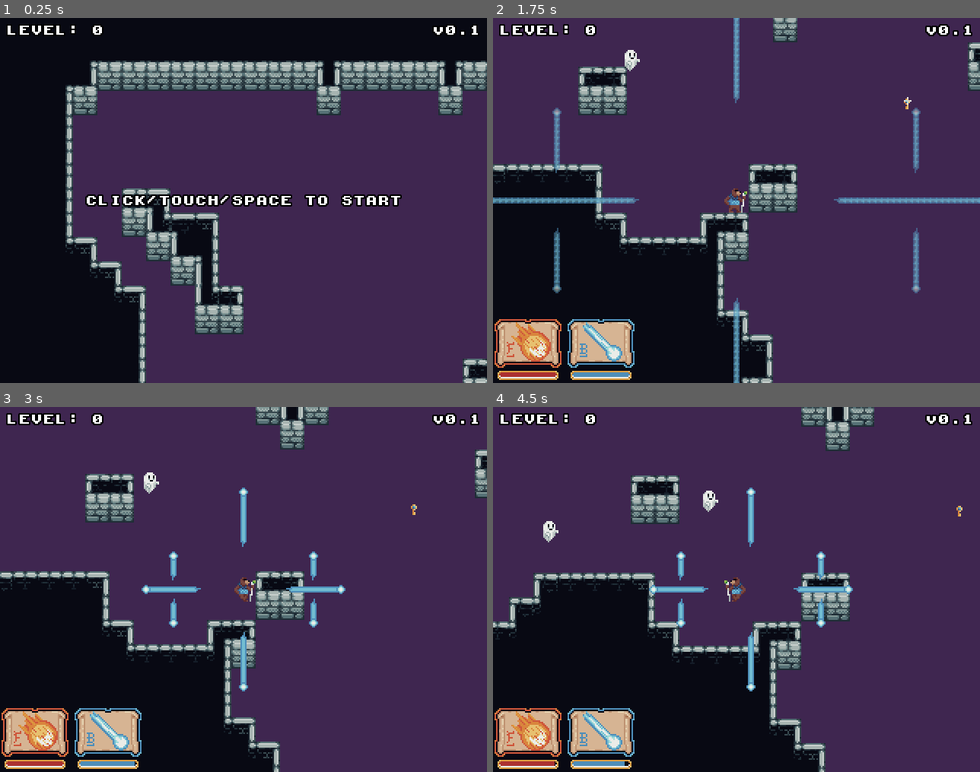
Above: before the commit, frames 1-4 (two rows, left to right).
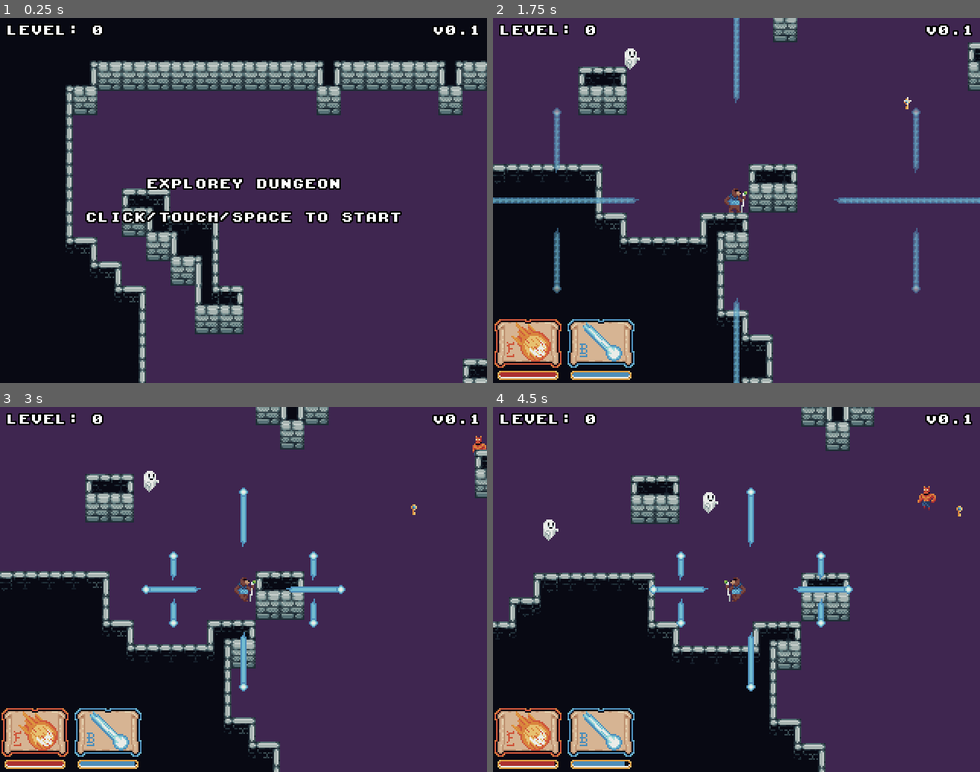
Above: after the commit, the same moments.

Repository: nikolawhallon/ExploreyDungeon
Game: Godot game, scene res://Scenes/Game.tscn
Same seed, same stepped clock (60 frames per second), same inputs: the game is played once before the commit and once after it. Sound files missing from this copy of the repository are replaced by a short silence.
Inputs (mouse positions are in pixels of both pictures, inside the frame that each line leads up to):
- Up to frame 1 (0.25 s): no input
- Up to frame 2 (1.75 s): tap Enter at 0.5 s; move the mouse to (843, 182) at 0.52 s; hold D 0.53-1.25 s; tap B (beam, bound only after the commit) at 0.6 s; click (843, 182) at 0.67 s; tap Space at 0.77 s; tap F (fire, bound only after the commit) at 0.8 s; click (600, 342) at 1.25 s
- Up to frame 3 (3 s): drag from (146, 607) to (413, 490) at 2.02 s; move the mouse to (292, 509) at 2.77 s; hold D from 2.78 s (still down); tap B (beam, bound only after the commit) at 2.85 s
- Up to frame 4 (4.5 s): tap F (fire, bound only after the commit) at 3.05 s; release D at 3.5 s; drag from (712, 662) to (648, 487) at 3.52 s; move the mouse to (882, 644) at 4.27 s; hold A from 4.28 s (still down); tap B (beam, bound only after the commit) at 4.35 s

The runs differ from the first frame. In frame 1, 4.2% of the frame differs, in the area x 17-83%, y 43-57%; in frame 2, less than 0.1%; in frame 3, 0.1%; in frame 4, 0.2%.

Commit message:
added demon and other misc changes

Diff:
--- a/Scenes/Beam.gd
+++ b/Scenes/Beam.gd
@@ -75,3 +75,7 @@
 func _on_Beam_area_entered(area):
 	if area.is_in_group("Ghost"):
 		area.destroy()
+
+func _on_Beam_body_entered(body):
+	if body.is_in_group("Demon"):
+		body.destroy()
--- a/Scenes/Beam.tscn
+++ b/Scenes/Beam.tscn
@@ -20,4 +20,5 @@
 one_shot = true
 
 [connection signal="area_entered" from="." to="." method="_on_Beam_area_entered"]
+[connection signal="body_entered" from="." to="." method="_on_Beam_body_entered"]
 [connection signal="timeout" from="Timer" to="." method="_on_Timer_timeout"]
--- /dev/null
+++ b/Scenes/Demon.gd
@@ -0,0 +1,34 @@
+extends KinematicBody2D
+
+var sfx_step = preload("res://Assets/Sfx/step_demon.wav")
+
+var velocity = Vector2.ZERO
+var speed = 50.0
+var destination
+
+func _ready():
+	$StepSfx.set_volume_db(-48.0)
+
+func destroy():
+	get_tree().queue_delete(self)
+
+func _physics_process(_delta):
+	if destination != null:
+		velocity = speed * (destination - position).normalized()
+
+	if velocity != Vector2.ZERO:
+		if !$StepSfx.playing:
+			$StepSfx.stream = sfx_step
+			$StepSfx.play()
+
+	if velocity == Vector2.ZERO:
+		$AnimatedSprite.animation = "idle"
+	else:
+		$AnimatedSprite.animation = "walk"
+
+	if velocity.x > 0:
+		$AnimatedSprite.scale = Vector2(-1.0, 1.0)
+	elif velocity.x < 0:
+		$AnimatedSprite.scale = Vector2(1.0, 1.0)
+
+	var _returned_velocity = move_and_slide(velocity, Vector2(0, 0), false, 4, 0, false)
--- /dev/null
+++ b/Scenes/Demon.tscn
@@ -0,0 +1,37 @@
+[gd_scene load_steps=9 format=2]
+
+[ext_resource path="res://Assets/Demon/demon_walk_2.png" type="Texture" id=1]
+[ext_resource path="res://Assets/Demon/demon_walk_1.png" type="Texture" id=2]
+[ext_resource path="res://Assets/Demon/demon_walk_4.png" type="Texture" id=3]
+[ext_resource path="res://Assets/Demon/demon_walk_3.png" type="Texture" id=4]
+[ext_resource path="res://Assets/Demon/demon_idle_1.png" type="Texture" id=5]
+[ext_resource path="res://Scenes/Demon.gd" type="Script" id=6]
+
+[sub_resource type="SpriteFrames" id=1]
+animations = [ {
+"frames": [ ExtResource( 5 ) ],
+"loop": true,
+"name": "idle",
+"speed": 5.0
+}, {
+"frames": [ ExtResource( 2 ), ExtResource( 1 ), ExtResource( 4 ), ExtResource( 3 ) ],
+"loop": true,
+"name": "walk",
+"speed": 10.0
+} ]
+
+[sub_resource type="RectangleShape2D" id=2]
+extents = Vector2( 6, 8 )
+
+[node name="Demon" type="KinematicBody2D" groups=["Demon"]]
+script = ExtResource( 6 )
+
+[node name="AnimatedSprite" type="AnimatedSprite" parent="."]
+frames = SubResource( 1 )
+animation = "idle"
+playing = true
+
+[node name="CollisionShape2D" type="CollisionShape2D" parent="."]
+shape = SubResource( 2 )
+
+[node name="StepSfx" type="AudioStreamPlayer2D" parent="."]
--- a/Scenes/Fireball.gd
+++ b/Scenes/Fireball.gd
@@ -18,6 +18,8 @@
 		destroy()
 
 func _on_Fireball_body_entered(body):
+	if body.is_in_group("Demon"):
+		body.destroy()
 	# if the fireball hits any object (especially collidable tiles)
 	# EXCEPT the Player, destroy the fireball
 	if !body.is_in_group("Player"):
--- a/Scenes/Game.tscn
+++ b/Scenes/Game.tscn
@@ -15,11 +15,14 @@
 anchor_right = 0.5
 anchor_bottom = 0.5
 margin_left = -104.0
-margin_top = -4.0
+margin_top = -15.0
 margin_right = 104.0
-margin_bottom = 4.0
+margin_bottom = 15.0
 theme = ExtResource( 1 )
-text = "CLICK/TOUCH/SPACE TO START"
+text = "EXPLOREY DUNGEON
+
+CLICK/TOUCH/SPACE TO START"
+align = 1
 
 [node name="RetryLabel" type="Label" parent="CanvasLayer"]
 visible = false
--- a/Scenes/Ghost.tscn
+++ b/Scenes/Ghost.tscn
@@ -24,7 +24,6 @@
 [node name="AnimatedSprite" type="AnimatedSprite" parent="."]
 frames = SubResource( 2 )
 animation = "right"
-frame = 1
 playing = true
 
 [node name="AudioStreamPlayer2D" type="AudioStreamPlayer2D" parent="."]
--- a/Scenes/Level.gd
+++ b/Scenes/Level.gd
@@ -9,11 +9,10 @@
 var touch_index = null
 
 func _unhandled_input(event):
-	if event is InputEventKey and event.pressed:
-		if event.scancode == KEY_F:
-			spawn_fireballs()
-		if event.scancode == KEY_B:
-			spawn_beams()
+	if Input.is_action_just_pressed("fire"):
+		spawn_fireballs()
+	if Input.is_action_just_pressed("beam"):
+		spawn_beams()
 
 	if event is InputEventMouseButton:
 		if event.is_pressed():
@@ -106,6 +105,10 @@
 	for ghost in ghosts:
 		ghost.destination = $YSort/Player.position
 
+	var demons = get_tree().get_nodes_in_group("Demon")
+	for demon in demons:
+		demon.destination = $YSort/Player.position
+
 func _on_GhostSpawnTimer_timeout():
 	var ghost = load("res://Scenes/Ghost.tscn").instance()
 	add_child(ghost)
@@ -153,10 +156,9 @@
 	fireball.direction = direction
 
 func spawn_beams():
-	$YSort/Player.play_beam_sfx()
 	if $YSort/Player.beam_power <= 0:
 		return
-
+	$YSort/Player.play_beam_sfx()
 	var beam_pattern = load("res://Scenes/BeamPattern.tscn").instance()
 	add_child(beam_pattern)
 	beam_pattern.global_position = $YSort/Player.global_position
@@ -172,3 +174,21 @@
 
 func _on_Player_collected_beam_scroll():
 	$CanvasLayer/MarginContainer/HBoxContainer/BeamSpell/BeamChargeBar.value = $YSort/Player.beam_power
+
+func _on_DemonSpawnTimer_timeout():
+	var demon = load("res://Scenes/Demon.tscn").instance()
+	$YSort/Dungeon.add_child(demon)
+
+	var random_angle = rng.randf_range(0.0, 2 * PI)
+	var random_distance = rng.randi_range(100, 200)
+	var spawn_position = $YSort/Player.position + Vector2(cos(random_angle), sin(random_angle)) * random_distance
+
+	while true:
+		if $YSort/Dungeon.is_ground(spawn_position.x / 16, spawn_position.y / 16):
+			break
+		random_angle = rng.randf_range(0.0, 2 * PI)
+		random_distance = rng.randi_range(100, 200)
+		spawn_position = $YSort/Player.position + Vector2(cos(random_angle), sin(random_angle)) * random_distance
+
+	demon.position = spawn_position
+	demon.destination = $YSort/Player.position
--- a/Scenes/Level.tscn
+++ b/Scenes/Level.tscn
@@ -23,6 +23,10 @@
 [node name="Player" parent="YSort" instance=ExtResource( 3 )]
 
 [node name="GhostSpawnTimer" type="Timer" parent="."]
+autostart = true
+
+[node name="DemonSpawnTimer" type="Timer" parent="."]
+wait_time = 2.0
 autostart = true
 
 [node name="CanvasLayer" type="CanvasLayer" parent="."]
@@ -84,6 +88,7 @@
 [connection signal="collected_fireball_scroll" from="YSort/Player" to="." method="_on_Player_collected_fireball_scroll"]
 [connection signal="was_hit" from="YSort/Player" to="." method="_on_Player_was_hit"]
 [connection signal="timeout" from="GhostSpawnTimer" to="." method="_on_GhostSpawnTimer_timeout"]
+[connection signal="timeout" from="DemonSpawnTimer" to="." method="_on_DemonSpawnTimer_timeout"]
 [connection signal="pressed" from="CanvasLayer/MarginContainer/HBoxContainer/FireballSpell/FireballButtonMobile" to="." method="_on_FireballButton_pressed"]
 [connection signal="pressed" from="CanvasLayer/MarginContainer/HBoxContainer/FireballSpell/FireballButtonDesktop" to="." method="_on_FireballButton_pressed"]
 [connection signal="pressed" from="CanvasLayer/MarginContainer/HBoxContainer/BeamSpell/BeamButtonMobile" to="." method="_on_BeamButton_pressed"]
--- a/Scenes/Player.gd
+++ b/Scenes/Player.gd
@@ -73,6 +73,11 @@
 
 	var _returned_velocity = move_and_slide(velocity, Vector2(0, 0), false, 4, 0, false)
 
+	for i in get_slide_count():
+		var collision = get_slide_collision(i)
+		if collision.collider.is_in_group("Demon"):
+			was_hit()
+
 func was_hit():
 	if paused:
 		return
--- a/Scenes/Player.tscn
+++ b/Scenes/Player.tscn
@@ -37,7 +37,6 @@
 [node name="AnimatedSprite" type="AnimatedSprite" parent="."]
 frames = SubResource( 2 )
 animation = "walk"
-frame = 3
 playing = true
 
 [node name="FireballSfx" type="AudioStreamPlayer2D" parent="."]
--- a/project.godot
+++ b/project.godot
@@ -18,14 +18,27 @@
 
 window/size/width=320
 window/size/height=240
-window/size/test_width=640
-window/size/test_height=480
+window/size/test_width=630
+window/size/test_height=500
 window/stretch/mode="2d"
 window/stretch/aspect="expand"
 
 [global]
 
 window=false
+
+[input]
+
+fire={
+"deadzone": 0.5,
+"events": [ Object(InputEventKey,"resource_local_to_scene":false,"resource_name":"","device":0,"alt":false,"shift":false,"control":false,"meta":false,"command":false,"pressed":false,"scancode":70,"physical_scancode":0,"unicode":0,"echo":false,"script":null)
+ ]
+}
+beam={
+"deadzone": 0.5,
+"events": [ Object(InputEventKey,"resource_local_to_scene":false,"resource_name":"","device":0,"alt":false,"shift":false,"control":false,"meta":false,"command":false,"pressed":false,"scancode":66,"physical_scancode":0,"unicode":0,"echo":false,"script":null)
+ ]
+}
 
 [input_devices]
 
Binary file added: Assets/Demon/demon_idle_1.png
Not shown, added: Assets/Demon/demon_idle_1.png.import
Binary file added: Assets/Demon/demon_walk_1.png
Not shown, added: Assets/Demon/demon_walk_1.png.import
Binary file added: Assets/Demon/demon_walk_2.png
Not shown, added: Assets/Demon/demon_walk_2.png.import
Binary file added: Assets/Demon/demon_walk_3.png
Not shown, added: Assets/Demon/demon_walk_3.png.import
Binary file added: Assets/Demon/demon_walk_4.png
Not shown, added: Assets/Demon/demon_walk_4.png.import
Binary file added: explorey_dungeon_itch_thumbnail.png
